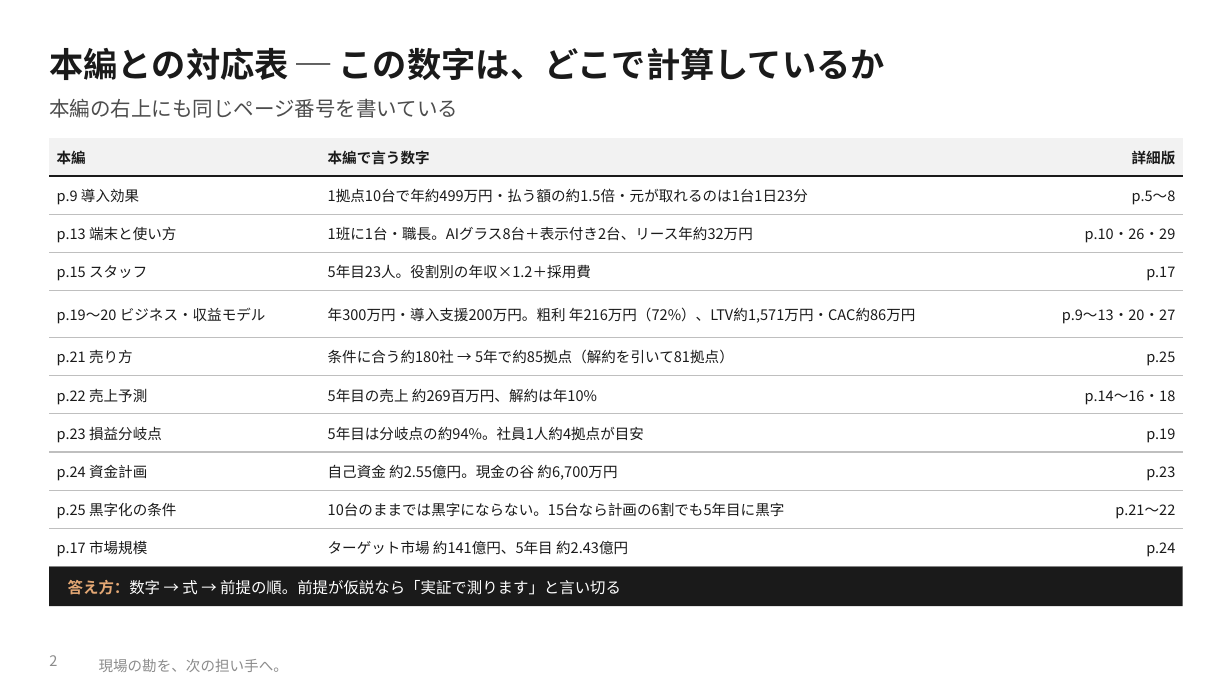
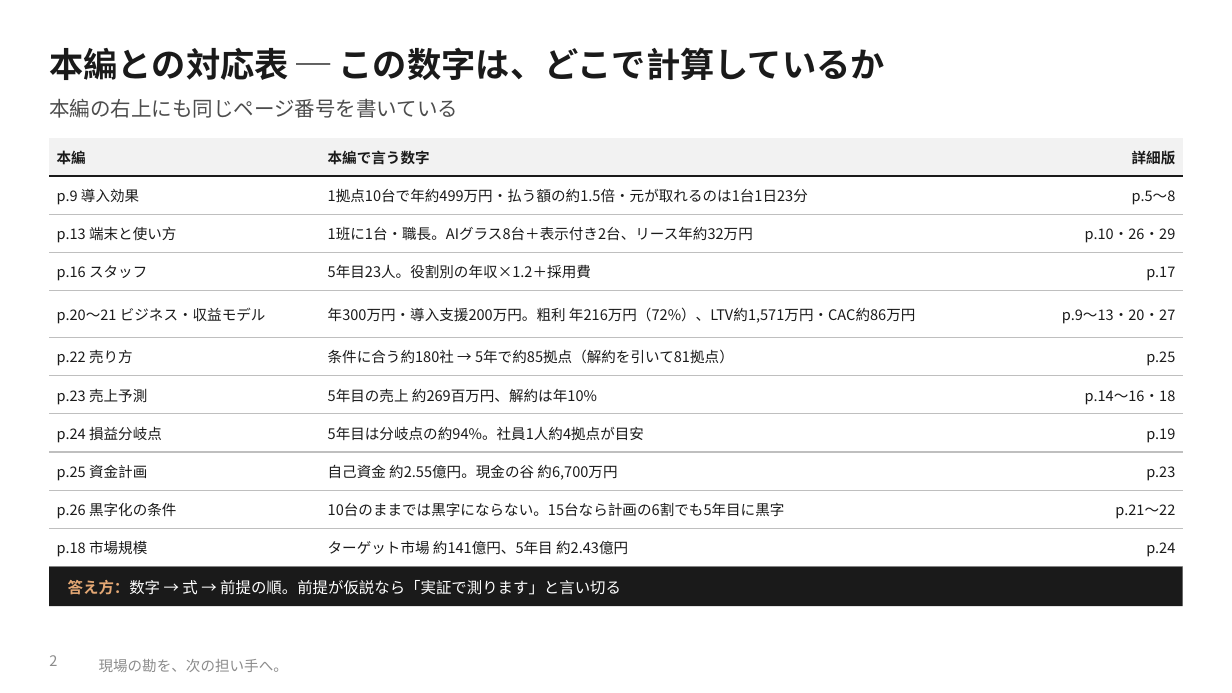
Before and after one commit to SEITOSHIKI/-ai-commute-audio-, a slide deck: slide 2 of deck/カンツギ_事業計画書_計算詳細版.pptx. Drawn at 1232x693 pixels with LibreOffice and Linux fonts; fonts in the diff are those of the drawing; background and template pictures are left out. Boxes give left, top, right and bottom in pixels: in the first picture for what was removed or moved away, otherwise in the second. Text is boxed around its words. In the diff, an @@ line names an element or a change of style, - is before the commit and + after.

```diff
--- a/deck/カンツギ_事業計画書_計算詳細版.pptx
+++ b/deck/カンツギ_事業計画書_計算詳細版.pptx
@@ table at bbox=[49, 138, 1183, 561] @@
-row 4, column 1: p.15 スタッフ
+row 4, column 1: p.16 スタッフ
-row 5, column 1: p.19〜20 ビジネス・収益モデル
+row 5, column 1: p.20〜21 ビジネス・収益モデル
-row 6, column 1: p.21 売り方
+row 6, column 1: p.22 売り方
-row 7, column 1: p.22 売上予測
+row 7, column 1: p.23 売上予測
-row 8, column 1: p.23 損益分岐点
+row 8, column 1: p.24 損益分岐点
-row 9, column 1: p.24 資金計画
+row 9, column 1: p.25 資金計画
-row 10, column 1: p.25 黒字化の条件
+row 10, column 1: p.26 黒字化の条件
-row 11, column 1: p.17 市場規模
+row 11, column 1: p.18 市場規模
```
Also in this commit, not shown: 24 other slides changed, 12 other files.
